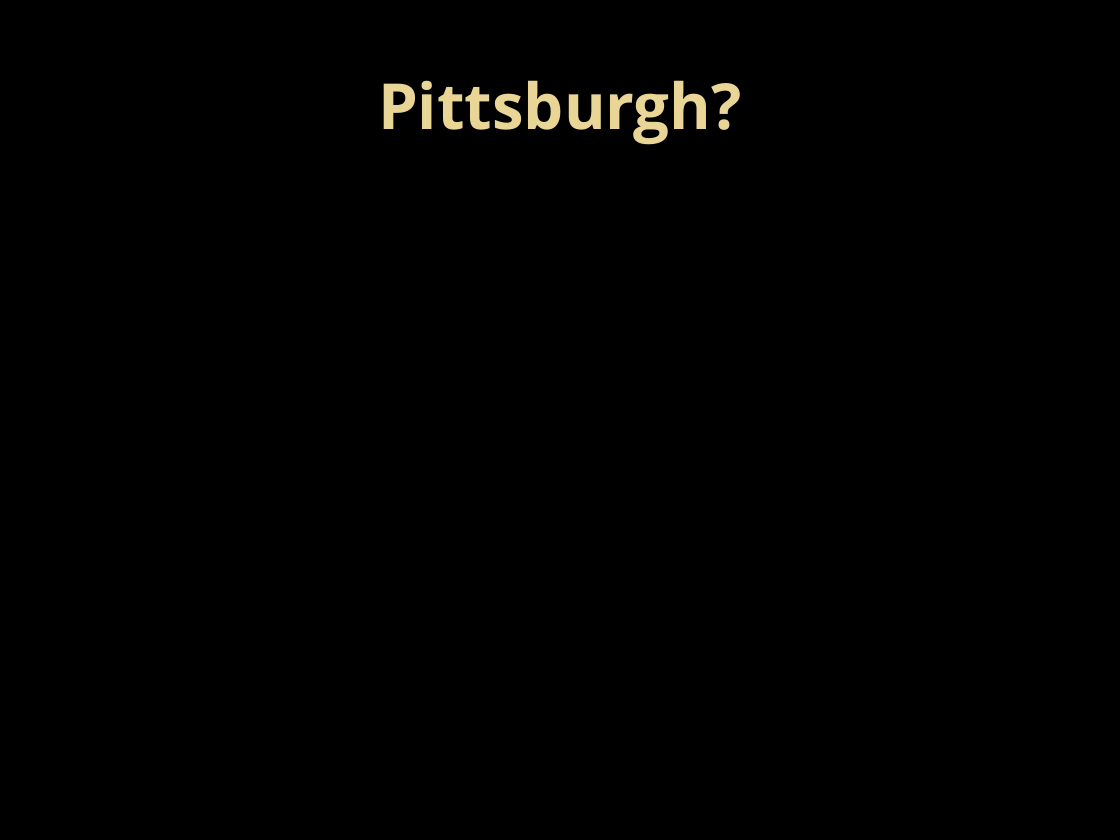
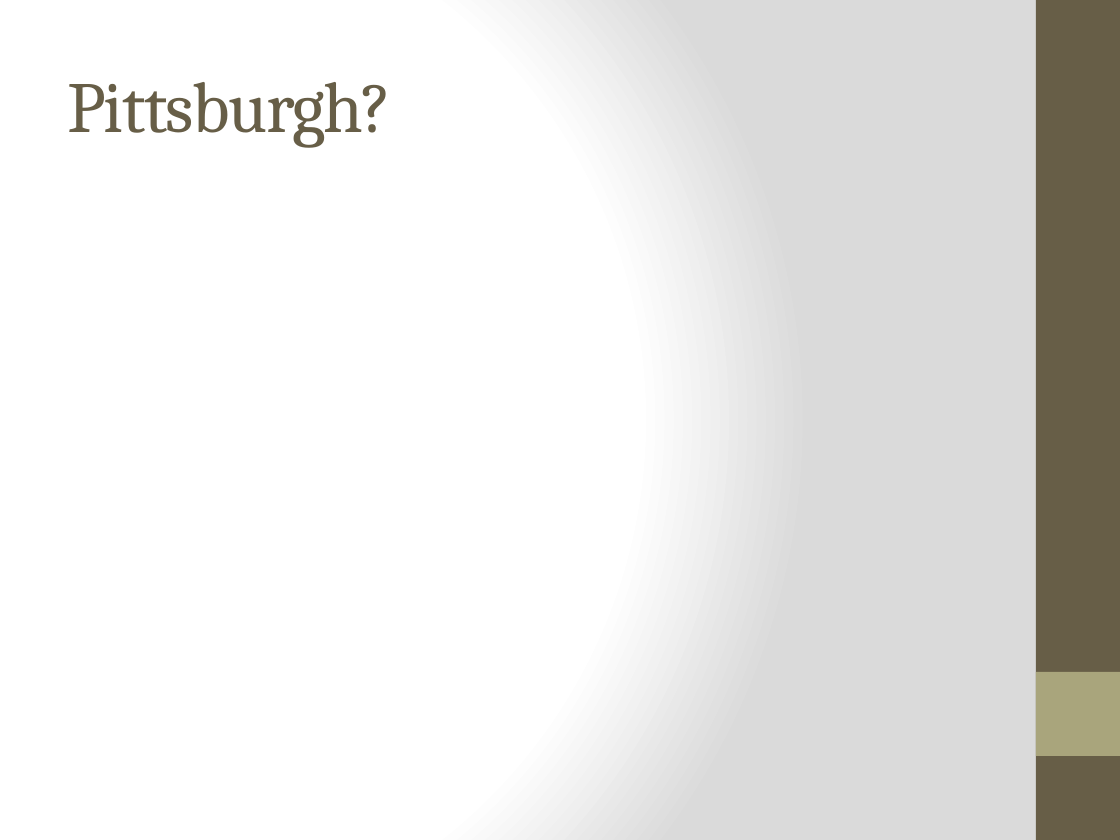
Before and after one commit to kgilbert-cmu/DataCriming, a slide deck: slide 2 of docs/presentation.pptx. Drawn at 1120x840 pixels with LibreOffice and Linux fonts; fonts in the diff are those of the drawing; background and template pictures are left out. Boxes give left, top, right and bottom in pixels: in the first picture for what was removed or moved away, otherwise in the second. Text is boxed around its words. In the diff, an @@ line names an element or a change of style, - is before the commit and + after.

```diff
--- a/docs/presentation.pptx
+++ b/docs/presentation.pptx
@@ background picture (left out) to gradient #FFFFFF to #DADADA @@
@@ rectangle added at (x1=1037, y1=0, x2=1120, y2=840), fill #675E47 @@
@@ title "Pittsburgh?" at (x1=67, y1=82, x2=392, y2=148): size 45 to 51 pt, font Open Sans to Cambria, text colour gradient #EAD696 to #E7D081 to #675E47, letter spacing 0 to -1.1 pt, bold off; alignment centre to left @@
@@ rectangle added at (x1=1037, y1=672, x2=1120, y2=756), fill #A9A57C @@
```
Also in this commit, not shown: 4 other slides changed.
